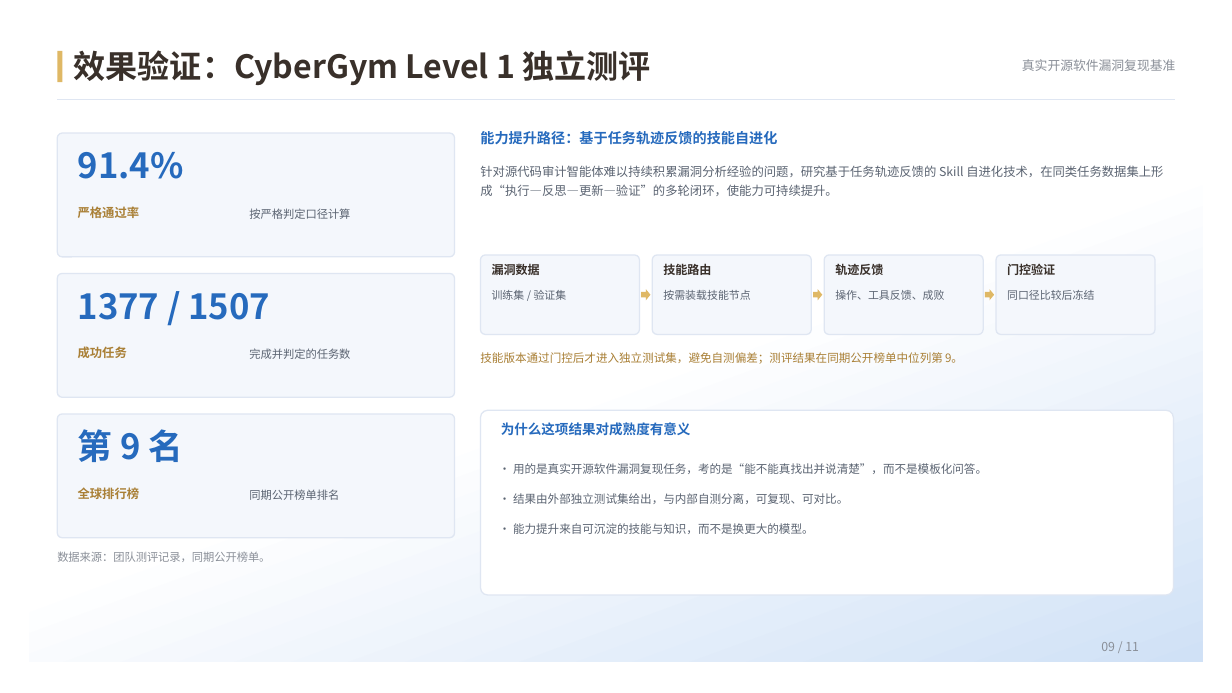
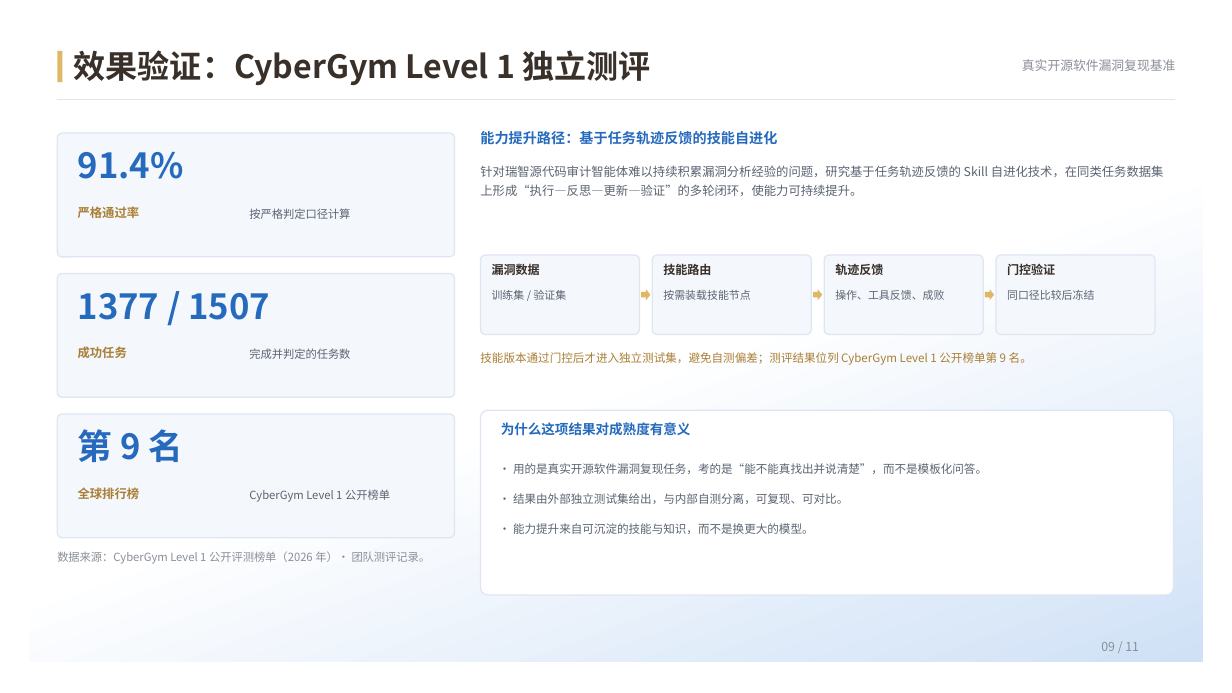
Before and after one commit to Xh12321/123, a slide deck: slide 9 of 源代码审计智能体-4分钟版.pptx. Drawn at 1232x693 pixels with LibreOffice and Linux fonts; fonts in the diff are those of the drawing; background and template pictures are left out. Boxes give left, top, right and bottom in pixels: in the first picture for what was removed or moved away, otherwise in the second. Text is boxed around its words. In the diff, an @@ line names an element or a change of style, - is before the commit and + after.

Commit message:
按评审意见修订：瑞智命名统一、榜单口径写清、细节修正；重出 25 页完整版与 11 页 4 分钟版

```diff
--- a/源代码审计智能体-4分钟版.pptx
+++ b/源代码审计智能体-4分钟版.pptx
@@ text at [480, 165, 1164, 196]: text changed @@
-针对源代码审计智能体难以持续积累漏洞分析经验的问题，研究基于任务轨迹反馈的 Skill 自进化技术，在同类任务数据集上形成“执行—反思—更新—验证”的多轮闭环，使能力可持续提升。
+针对瑞智源代码审计智能体难以持续积累漏洞分析经验的问题，研究基于任务轨迹反馈的 Skill 自进化技术，在同类任务数据集上形成“执行—反思—更新—验证”的多轮闭环，使能力可持续提升。
@@ text at [480, 352, 1032, 365]: text changed @@
-技能版本通过门控后才进入独立测试集，避免自测偏差；测评结果在同期公开榜单中位列第 9。
+技能版本通过门控后才进入独立测试集，避免自测偏差；测评结果位列 CyberGym Level 1 公开榜单第 9 名。
@@ text at [249, 489, 390, 502]: text changed @@
-同期公开榜单排名
+CyberGym Level 1 公开榜单
@@ text at [57, 551, 431, 564]: text changed @@
-数据来源：团队测评记录，同期公开榜单。
+数据来源：CyberGym Level 1 公开评测榜单（2026 年）· 团队测评记录。
```
Also in this commit, not shown: 1 other slide changed, 4 other files.
